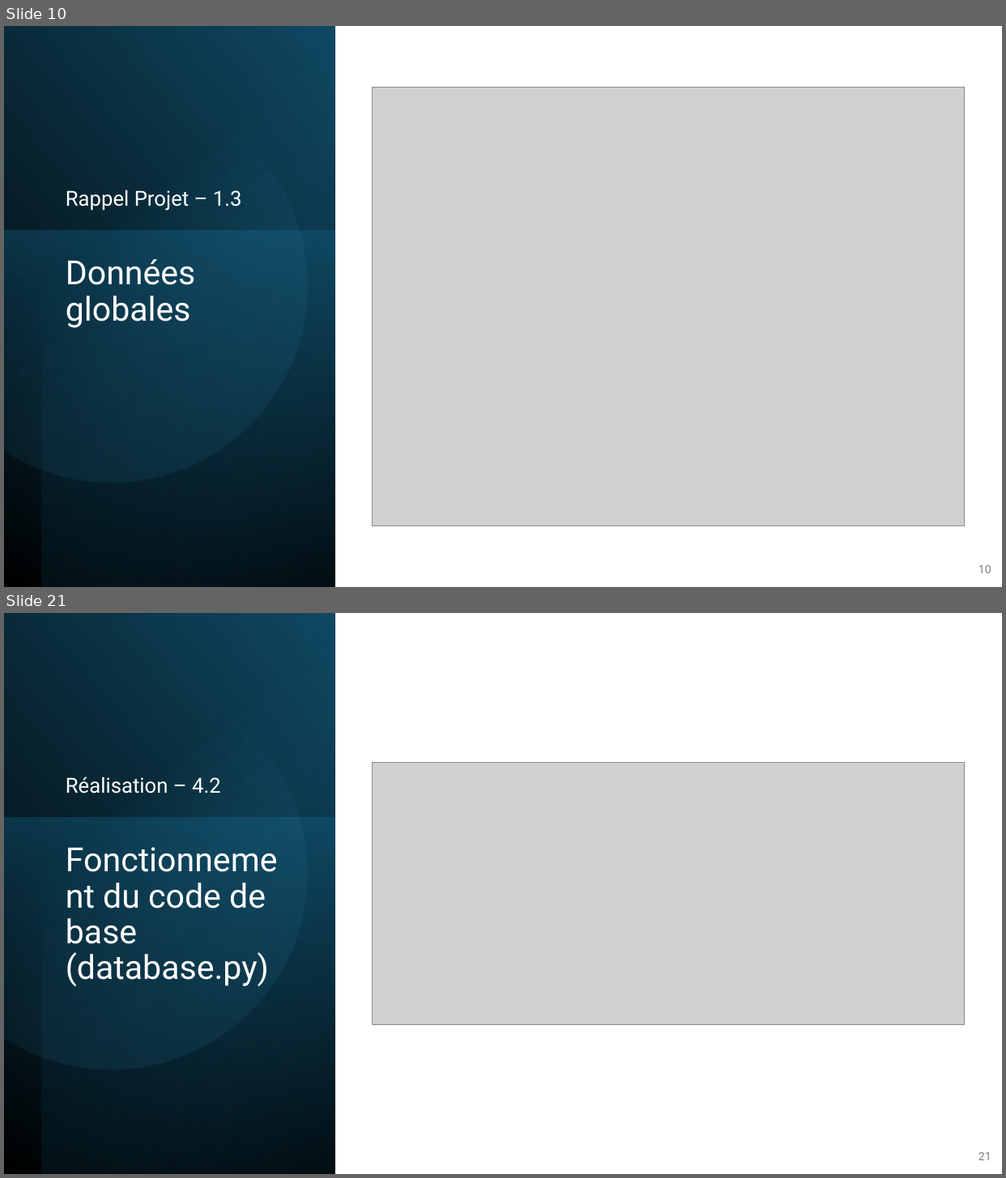
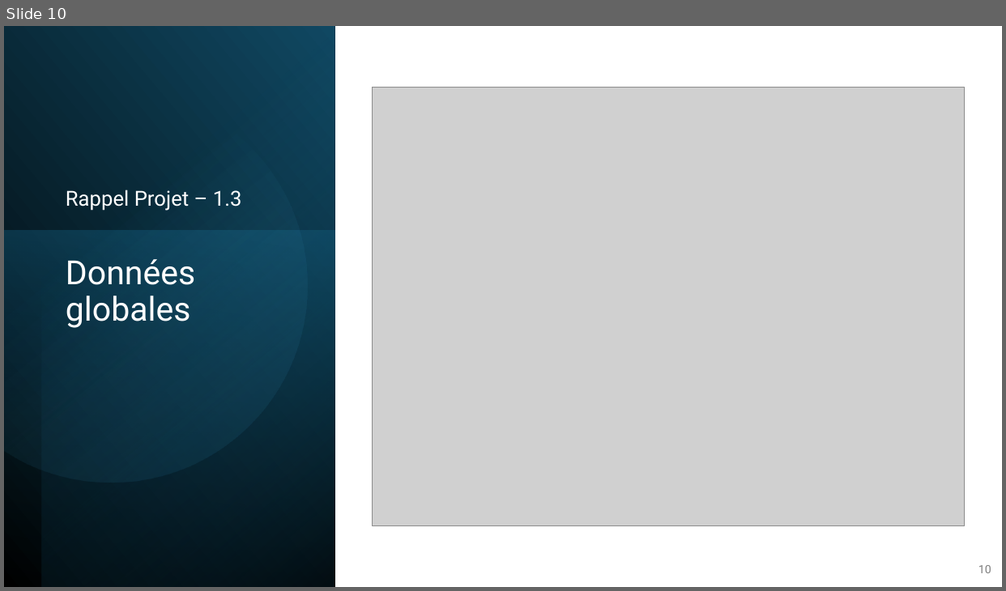
Before and after one commit to RobinMartineau/Acc-s-campus-, a slide deck: BDD/Présentation/BDD.pptx. Shown one above the other, each under a label of ours: slides 10 and 21 before the commit, slide 10 after it; the slides between them are not shown. The pictures are 1006x1178 and 1006x591 pixels, drawn with LibreOffice and Linux fonts; fonts in the diff are those of the drawing; grey boxes stand for pictures. Boxes give left, top, right and bottom in pixels: in the first picture for what was removed or moved away, otherwise in the second. Text is boxed around its words. In the diff, an @@ line names an element or a change of style, - is before the commit and + after.

```diff
--- a/BDD/Présentation/BDD.pptx
+++ b/BDD/Présentation/BDD.pptx
@@ slide 21 removed at box(4, 613, 1002, 1174), background #FFFFFF @@
@@ rectangle removed at box(4, 613, 335, 1174) @@
@@ rectangle removed at box(41, 613, 335, 1174) @@
@@ freeform shape removed at box(4, 652, 343, 1105) @@
@@ text removed at box(66, 777, 221, 794) @@
-Réalisation – 4.2
@@ picture removed at box(373, 763, 964, 1024) @@
@@ rectangle removed at box(4, 818, 335, 1174) @@
@@ title removed at box(66, 883, 269, 986) @@
-Fonctionnement du code de base
-(database.py)
@@ page number removed at box(978, 1152, 991, 1161) @@
-21
```
Also in this commit, not shown: 2 slides changed, 12 slides added, 22 other slides removed.
